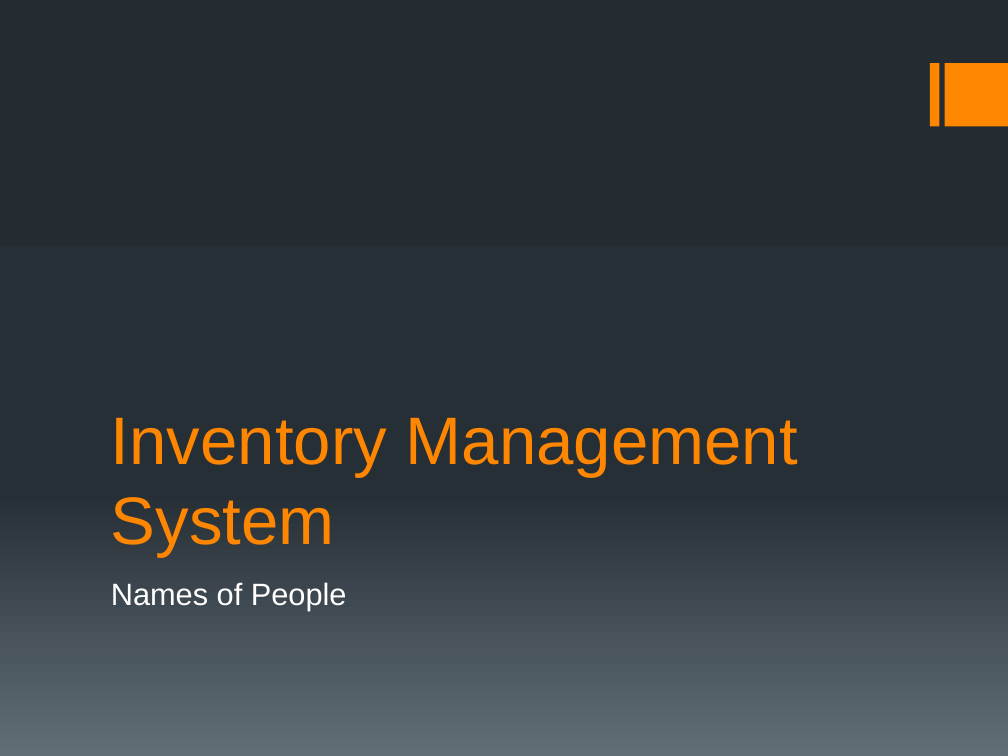
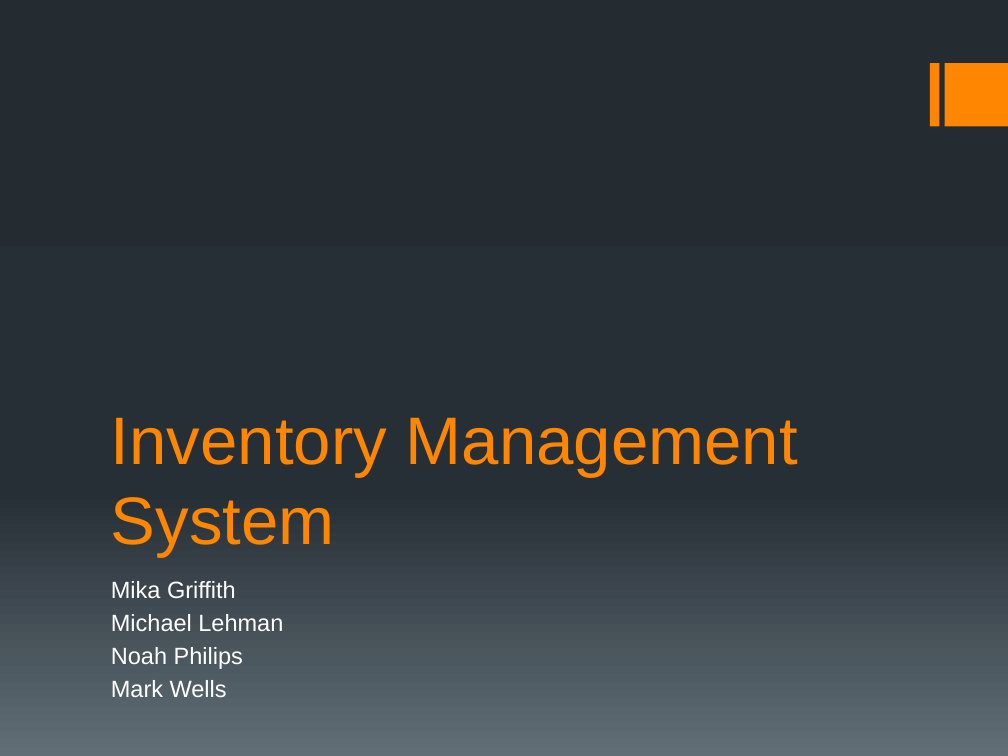
Before and after one commit to mikey32230/InventoryManagement, a slide deck: slide 1 of 3610 Presentation.pptx. Drawn at 1008x756 pixels with LibreOffice and Linux fonts; fonts in the diff are those of the drawing. Boxes give left, top, right and bottom in pixels: in the first picture for what was removed or moved away, otherwise in the second. Text is boxed around its words. In the diff, an @@ line names an element or a change of style, - is before the commit and + after.

Commit message:
Added our names to the PowerPoint
Probably don't want to present with "names of people" on the title slide
XD

```diff
--- a/3610 Presentation.pptx
+++ b/3610 Presentation.pptx
@@ subtitle at (x1=111, y1=581, x2=283, y2=697): text changed; size 22 to 16.8 pt; text colour #FFFFFF to #F9F8F7 @@
-Names of People
+Mika Griffith
+Michael Lehman
+Noah Philips
+Mark Wells
```
Also in this commit, not shown: 19 other slides changed.
